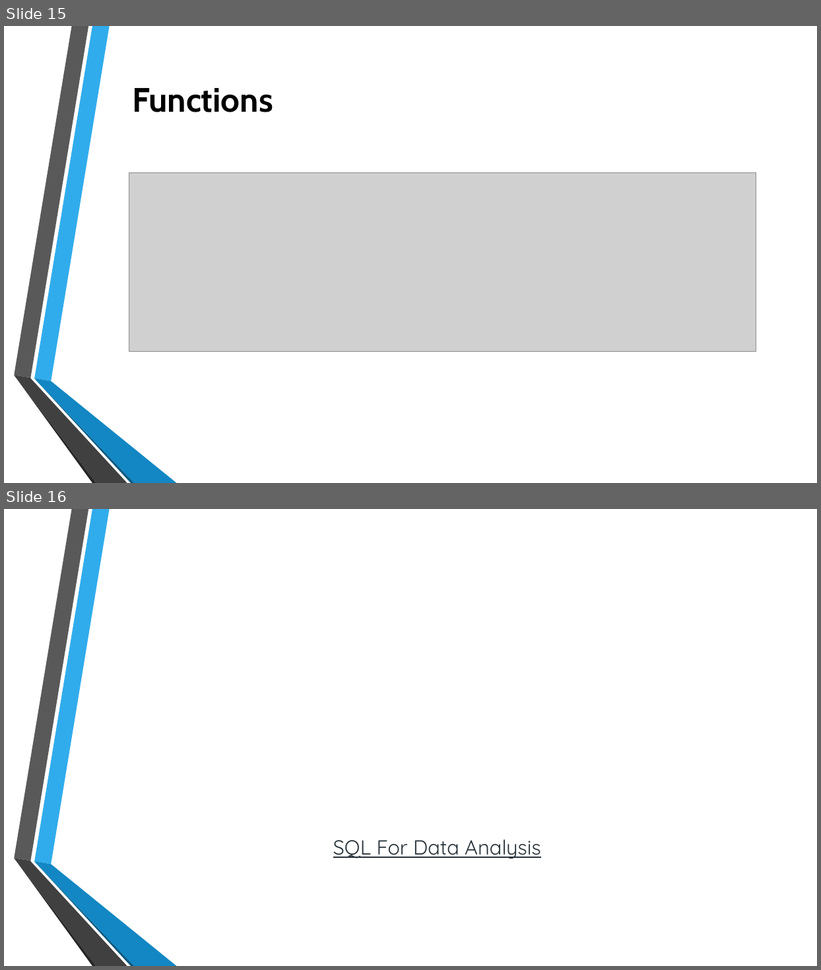
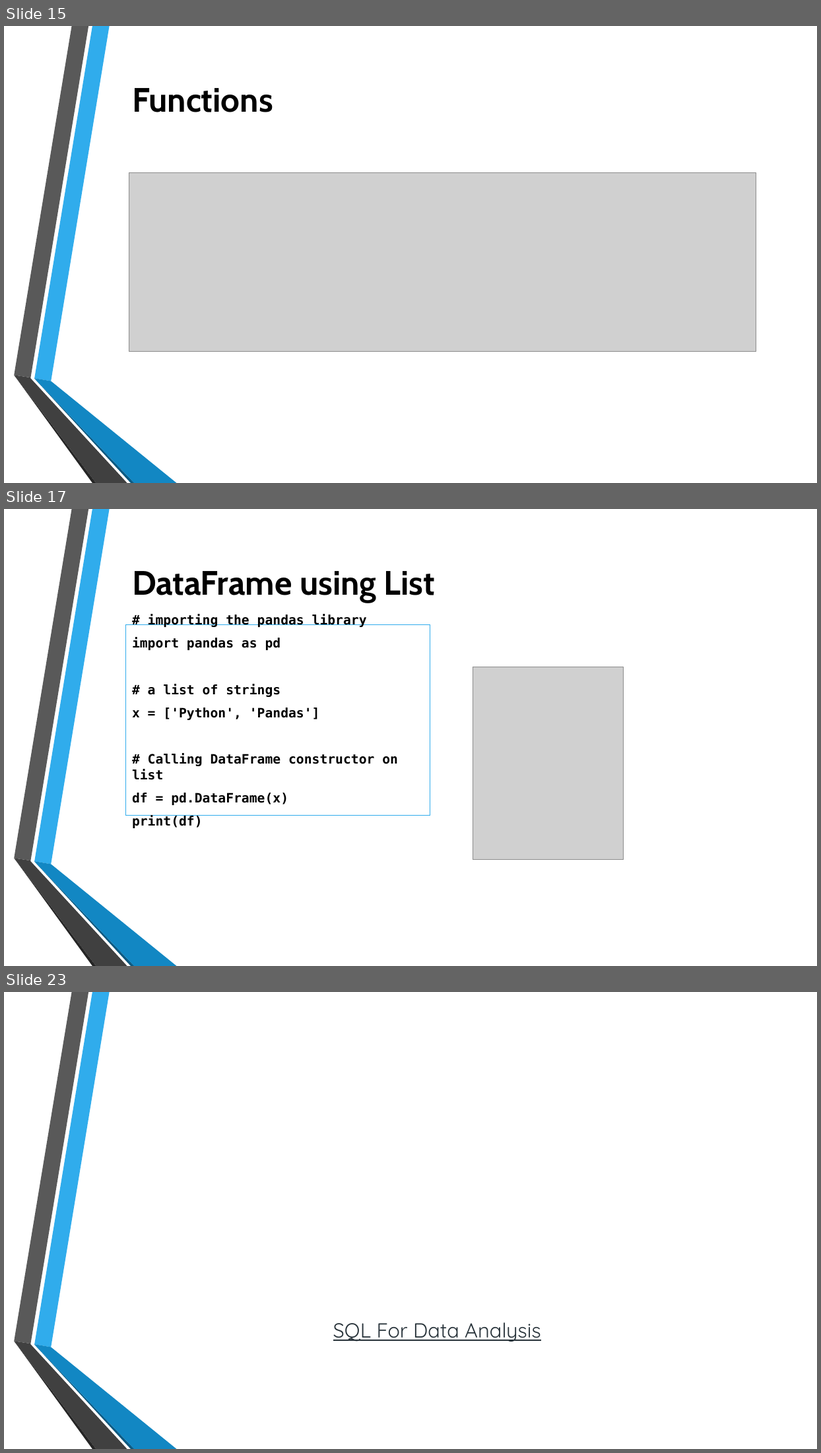
Before and after one commit to thetnaingtunerp/dax, a slide deck: PythonDAX/Data Analysis with Python.pptx. Shown one above the other, each under a label of ours: slides 15 and 16 before the commit, slides 15, 17 and 23 after it; the slides between them are not shown. The pictures are 821x970 and 821x1453 pixels, drawn with LibreOffice and Linux fonts; fonts in the diff are those of the drawing; grey boxes stand for pictures; background and template pictures are left out. Boxes give left, top, right and bottom in pixels: in the first picture for what was removed or moved away, otherwise in the second. Text is boxed around its words. In the diff, an @@ line names an element or a change of style, - is before the commit and + after.

```diff
--- a/PythonDAX/Data Analysis with Python.pptx
+++ b/PythonDAX/Data Analysis with Python.pptx
@@ slide 17 added at [4,509,817,966], background picture (left out); not listed: 6 template elements that a slide beside it also shows @@
@@ title added at [132,571,435,602], 40 pt, text #000000, bold @@
+DataFrame using List
@@ text added at [126,625,430,816], outline #30ACEC 0.75 pt, 15.3 pt, text #000000, bold @@
+# importing the pandas library
+import pandas as pd
+# a list of strings
+x = ['Python', 'Pandas']
+# Calling DataFrame constructor on list
+df = pd.DataFrame(x)
+print(df)
@@ picture added at [473,667,624,859] @@
@@ what was slide 16 is now slide 23 @@
```
Also in this commit, not shown: 6 other slides added.
